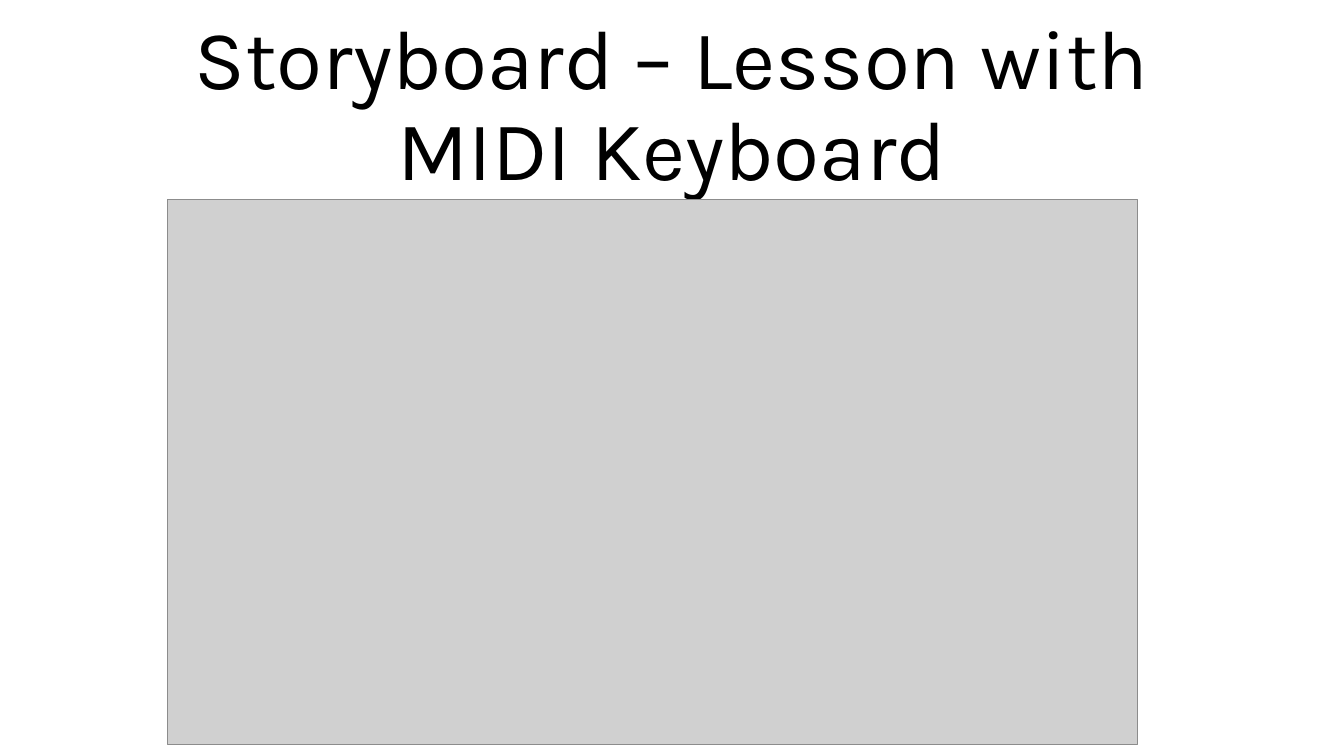
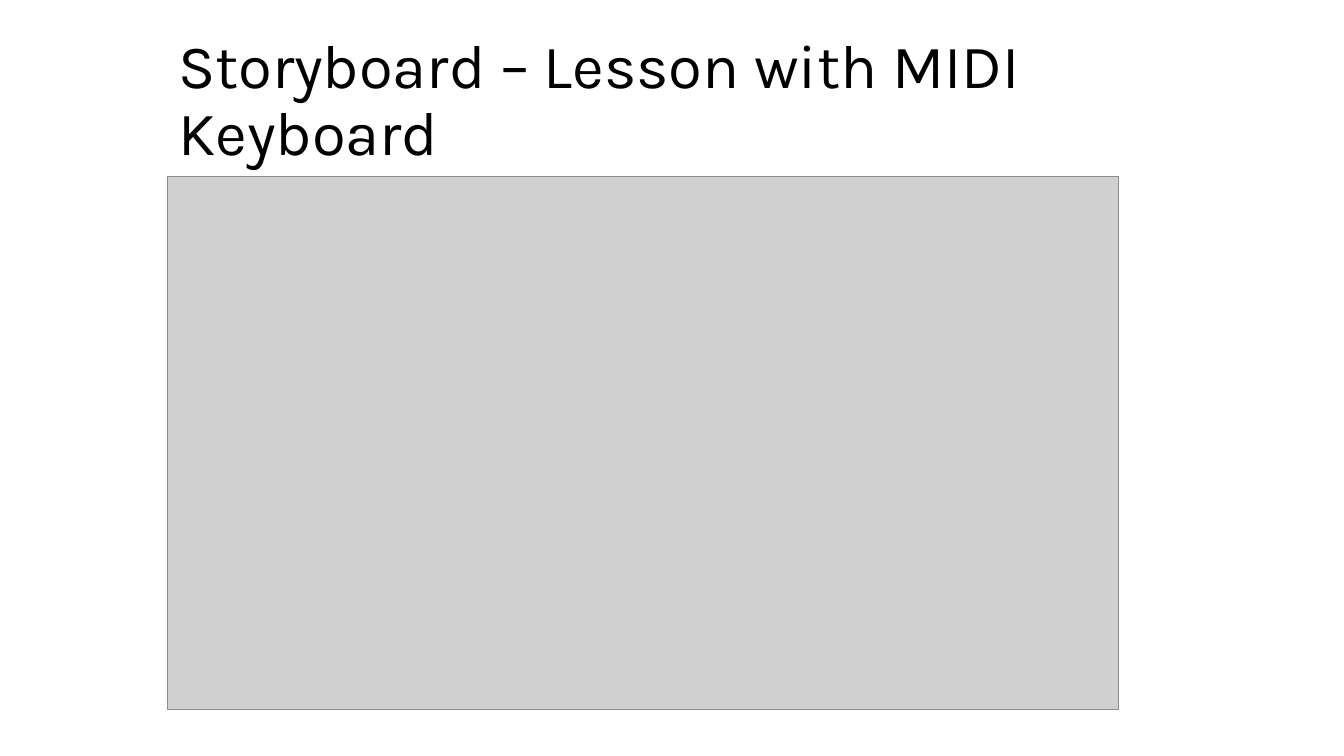
Before and after one commit to DanaeMorrison/COMP4721-Pitch-Perfect, a slide deck: slide 2 of All StoryBoards with Titles.pptx (slide 1 before the commit). Drawn at 1344x756 pixels with LibreOffice and Linux fonts; fonts in the diff are those of the drawing; grey boxes stand for pictures. Boxes give left, top, right and bottom in pixels: in the first picture for what was removed or moved away, otherwise in the second. Text is boxed around its words. In the diff, an @@ line names an element or a change of style, - is before the commit and + after.

Commit message:
Updated Storyboards - ALL 4

```diff
--- a/All StoryBoards with Titles.pptx
+++ b/All StoryBoards with Titles.pptx
@@ text "Storyboard – Lesson with MIDI ..." at <box>178,45,1019,170</box>: size 60 to 44 pt; alignment centre to left; vertical alignment bottom to middle @@
@@ picture: place and size @@
-picture at <box>168,200,1138,745</box>
+picture at <box>168,176,1119,710</box>
```
Also in this commit, not shown: 1 slide added.
